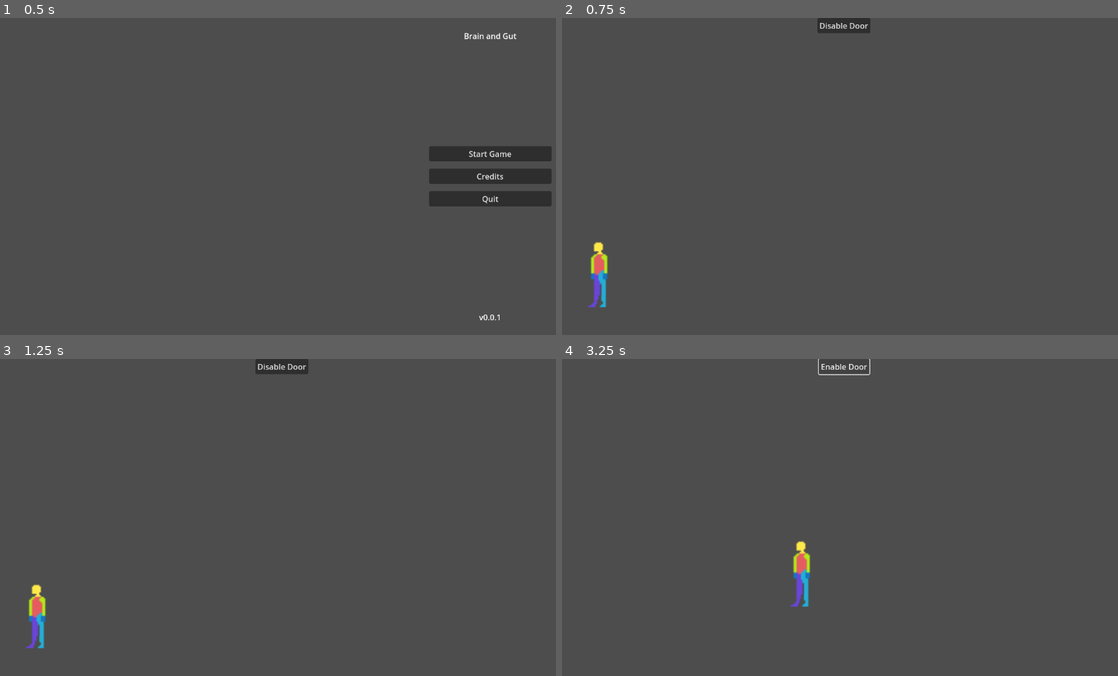
Above: before the commit, frames 1-4 (two rows, left to right).
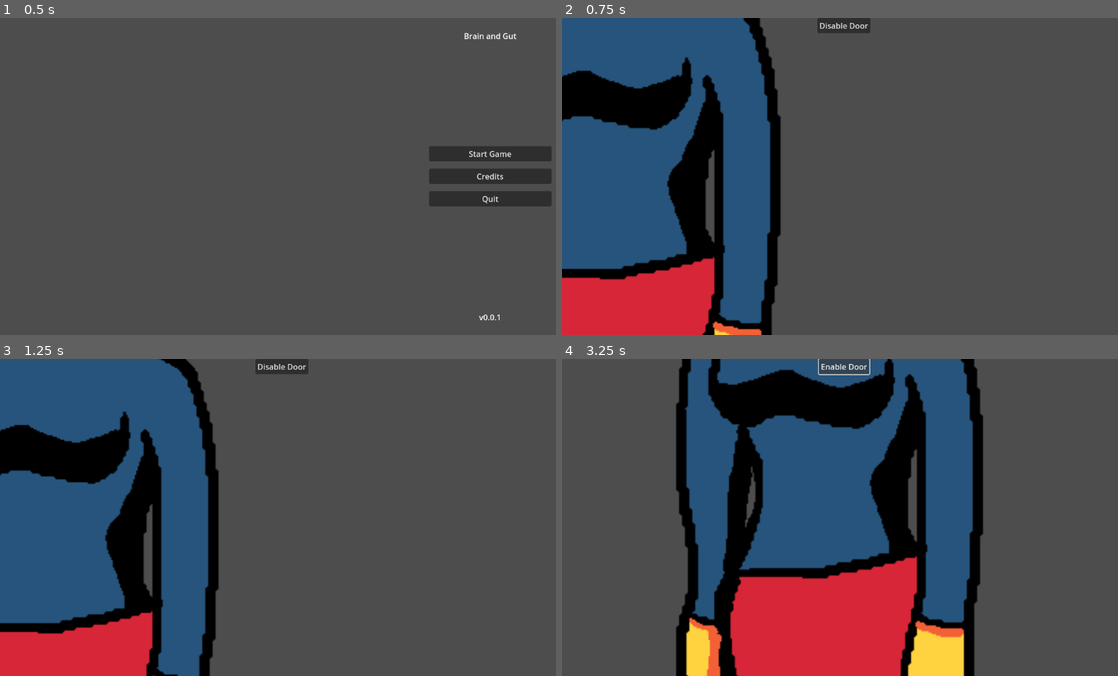
Above: after the commit, the same moments.

Repository: jame581/BrainAndGut
Game: Godot game, scene res://maps/main_menu.tscn
Two runs of this game, one before a commit and one after it. Both use one fixed random seed, a clock stepped at 60 frames per second and the inputs below.
Inputs:
- Up to frame 1 (0.5 s): no input
- Up to frame 2 (0.75 s): click "Start Game" at 0.5 s
- Up to frame 3 (1.25 s): no input
- Up to frame 4 (3.25 s): click "Disable Door" at 1.25 s; click "Enable Door" at 2 s; click "Disable Door" at 2.75 s

Frame 1 is identical in both runs. In frame 2, 38% of the frame differs, in the area x 0-40%, y 0-100%; in frame 3, 38%; in frame 4, 53%, in the area x 20-76%, y 0-100%.

Commit message:
Room 1 setup with player

Diff:
--- a/project/maps/main_menu.tscn
+++ b/project/maps/main_menu.tscn
@@ -1,6 +1,61 @@
 [gd_scene load_steps=6 format=3 uid="uid://bbimief5lvaa0"]
 
 [ext_resource type="Script" path="res://scripts/ui/main_menu.gd" id="1_8vtf1"]
+
+[sub_resource type="Animation" id="Animation_xinu1"]
+length = 0.001
+tracks/0/type = "value"
+tracks/0/imported = false
+tracks/0/enabled = true
+tracks/0/path = NodePath("MarginContainer/HBoxContainer/LeftContainer/MarginContainer/CreditsPanel:modulate")
+tracks/0/interp = 1
+tracks/0/loop_wrap = true
+tracks/0/keys = {
+"times": PackedFloat32Array(0),
+"transitions": PackedFloat32Array(1),
+"update": 0,
+"values": [Color(1, 1, 1, 0)]
+}
+tracks/1/type = "value"
+tracks/1/imported = false
+tracks/1/enabled = true
+tracks/1/path = NodePath("MarginContainer/HBoxContainer/LeftContainer/MarginContainer/CreditsPanel:visible")
+tracks/1/interp = 1
+tracks/1/loop_wrap = true
+tracks/1/keys = {
+"times": PackedFloat32Array(0),
+"transitions": PackedFloat32Array(1),
+"update": 1,
+"values": [true]
+}
+
+[sub_resource type="Animation" id="Animation_xaa1h"]
+resource_name = "hide_credits"
+length = 0.5
+tracks/0/type = "value"
+tracks/0/imported = false
+tracks/0/enabled = true
+tracks/0/path = NodePath("MarginContainer/HBoxContainer/LeftContainer/MarginContainer/CreditsPanel:modulate")
+tracks/0/interp = 1
+tracks/0/loop_wrap = true
+tracks/0/keys = {
+"times": PackedFloat32Array(0, 0.5),
+"transitions": PackedFloat32Array(1, 1),
+"update": 0,
+"values": [Color(1, 1, 1, 1), Color(1, 1, 1, 0)]
+}
+tracks/1/type = "value"
+tracks/1/imported = false
+tracks/1/enabled = true
+tracks/1/path = NodePath("MarginContainer/HBoxContainer/LeftContainer/MarginContainer/CreditsPanel:visible")
+tracks/1/interp = 1
+tracks/1/loop_wrap = true
+tracks/1/keys = {
+"times": PackedFloat32Array(0.5),
+"transitions": PackedFloat32Array(1),
+"update": 1,
+"values": [false]
+}
 
 [sub_resource type="Animation" id="Animation_awe2x"]
 resource_name = "show_credits"
@@ -30,61 +85,6 @@
 "values": [true]
 }
 
-[sub_resource type="Animation" id="Animation_xinu1"]
-length = 0.001
-tracks/0/type = "value"
-tracks/0/imported = false
-tracks/0/enabled = true
-tracks/0/path = NodePath("MarginContainer/HBoxContainer/LeftContainer/MarginContainer/CreditsPanel:modulate")
-tracks/0/interp = 1
-tracks/0/loop_wrap = true
-tracks/0/keys = {
-"times": PackedFloat32Array(0),
-"transitions": PackedFloat32Array(1),
-"update": 0,
-"values": [Color(1, 1, 1, 0)]
-}
-tracks/1/type = "value"
-tracks/1/imported = false
-tracks/1/enabled = true
-tracks/1/path = NodePath("MarginContainer/HBoxContainer/LeftContainer/MarginContainer/CreditsPanel:visible")
-tracks/1/interp = 1
-tracks/1/loop_wrap = true
-tracks/1/keys = {
-"times": PackedFloat32Array(0),
-"transitions": PackedFloat32Array(1),
-"update": 1,
-"values": [true]
-}
-
-[sub_resource type="Animation" id="Animation_xaa1h"]
-resource_name = "hide_credits"
-length = 0.5
-tracks/0/type = "value"
-tracks/0/imported = false
-tracks/0/enabled = true
-tracks/0/path = NodePath("MarginContainer/HBoxContainer/LeftContainer/MarginContainer/CreditsPanel:modulate")
-tracks/0/interp = 1
-tracks/0/loop_wrap = true
-tracks/0/keys = {
-"times": PackedFloat32Array(0, 0.5),
-"transitions": PackedFloat32Array(1, 1),
-"update": 0,
-"values": [Color(1, 1, 1, 1), Color(1, 1, 1, 0)]
-}
-tracks/1/type = "value"
-tracks/1/imported = false
-tracks/1/enabled = true
-tracks/1/path = NodePath("MarginContainer/HBoxContainer/LeftContainer/MarginContainer/CreditsPanel:visible")
-tracks/1/interp = 1
-tracks/1/loop_wrap = true
-tracks/1/keys = {
-"times": PackedFloat32Array(0.5),
-"transitions": PackedFloat32Array(1),
-"update": 1,
-"values": [false]
-}
-
 [sub_resource type="AnimationLibrary" id="AnimationLibrary_u7gxb"]
 _data = {
 "RESET": SubResource("Animation_xinu1"),
--- a/project/maps/room_1.tscn
+++ b/project/maps/room_1.tscn
@@ -1,23 +1,78 @@
-[gd_scene load_steps=6 format=3 uid="uid://dam3g0a571pen"]
+[gd_scene load_steps=11 format=3 uid="uid://dam3g0a571pen"]
 
 [ext_resource type="Texture2D" uid="uid://vqigle82qset" path="res://assets/props/bg-bullseye-wave2.png" id="1_3gvnm"]
 [ext_resource type="Texture2D" uid="uid://d2rjotpr7fut1" path="res://assets/room1/room2.png" id="1_prl01"]
 [ext_resource type="Texture2D" uid="uid://b16pbckn655kh" path="res://assets/props/bed2.png" id="2_b8q8l"]
 [ext_resource type="Texture2D" uid="uid://crsuehdxdnoii" path="res://assets/props/bg-bullseye-wave-3.png" id="2_ywwr1"]
 [ext_resource type="Texture2D" uid="uid://chyewg7l3hked" path="res://assets/props/pic2.png" id="5_ikmdy"]
+[ext_resource type="PackedScene" uid="uid://cc7ieadixdnpi" path="res://scenes/player.tscn" id="6_q03r2"]
+
+[sub_resource type="NavigationPolygon" id="NavigationPolygon_08l0f"]
+vertices = PackedVector2Array(359.891, 220.906, 358.102, 388.078, -743.727, 397.789, -570.688, 213.031)
+polygons = Array[PackedInt32Array]([PackedInt32Array(0, 1, 2, 3)])
+outlines = Array[PackedVector2Array]([PackedVector2Array(368, 398, -767, 408, -575, 203, 370, 211)])
+
+[sub_resource type="Animation" id="Animation_yn0yu"]
+resource_name = "waves"
+loop_mode = 1
+tracks/0/type = "value"
+tracks/0/imported = false
+tracks/0/enabled = true
+tracks/0/path = NodePath("Parallax2D/Bg-bullseye-wave2:position")
+tracks/0/interp = 1
+tracks/0/loop_wrap = true
+tracks/0/keys = {
+"times": PackedFloat32Array(0, 1),
+"transitions": PackedFloat32Array(1, 1),
+"update": 0,
+"values": [Vector2(-144, -14), Vector2(-45, 62)]
+}
+
+[sub_resource type="Animation" id="Animation_u1udo"]
+length = 0.001
+tracks/0/type = "value"
+tracks/0/imported = false
+tracks/0/enabled = true
+tracks/0/path = NodePath("Parallax2D/Bg-bullseye-wave2:position")
+tracks/0/interp = 1
+tracks/0/loop_wrap = true
+tracks/0/keys = {
+"times": PackedFloat32Array(0),
+"transitions": PackedFloat32Array(1),
+"update": 0,
+"values": [Vector2(76, -10)]
+}
+
+[sub_resource type="AnimationLibrary" id="AnimationLibrary_nsu3t"]
+_data = {
+"RESET": SubResource("Animation_u1udo"),
+"waves": SubResource("Animation_yn0yu")
+}
 
 [node name="Room1" type="Node2D"]
 
-[node name="Bg-bullseye-wave2" type="Sprite2D" parent="."]
-position = Vector2(219, 134)
+[node name="Camera2D" type="Camera2D" parent="."]
+zoom = Vector2(0.65, 0.65)
+
+[node name="Parallax2D" type="Parallax2D" parent="."]
+repeat_size = Vector2(330, 0)
+autoscroll = Vector2(15, 0)
+repeat_times = 5
+
+[node name="Bg-bullseye-wave2" type="Sprite2D" parent="Parallax2D"]
+position = Vector2(76, -10)
 texture = ExtResource("1_3gvnm")
 
-[node name="Bg-bullseye-wave-3" type="Sprite2D" parent="."]
-position = Vector2(222, 151)
+[node name="Parallax2D2" type="Parallax2D" parent="."]
+scroll_offset = Vector2(0, 12)
+repeat_size = Vector2(360, 0)
+autoscroll = Vector2(20, 0)
+repeat_times = 5
+
+[node name="Bg-bullseye-wave-3" type="Sprite2D" parent="Parallax2D2"]
 texture = ExtResource("2_ywwr1")
 
 [node name="BackgroundSprite" type="Sprite2D" parent="."]
-position = Vector2(249, 135)
 texture = ExtResource("1_prl01")
 
 [node name="Bed" type="Sprite2D" parent="BackgroundSprite"]
@@ -27,3 +82,21 @@
 [node name="Picture" type="Sprite2D" parent="BackgroundSprite"]
 position = Vector2(-23, 23)
 texture = ExtResource("5_ikmdy")
+
+[node name="Player" parent="." instance=ExtResource("6_q03r2")]
+position = Vector2(201, 39)
+scale = Vector2(1, 1)
+
+[node name="NavigationAgent2D" type="NavigationAgent2D" parent="Player"]
+simplify_path = true
+avoidance_enabled = true
+debug_enabled = true
+
+[node name="NavigationRegion2D" type="NavigationRegion2D" parent="."]
+navigation_polygon = SubResource("NavigationPolygon_08l0f")
+
+[node name="AnimationPlayer" type="AnimationPlayer" parent="."]
+libraries = {
+"": SubResource("AnimationLibrary_nsu3t")
+}
+autoplay = "waves"
--- a/project/scenes/player.tscn
+++ b/project/scenes/player.tscn
@@ -1,13 +1,14 @@
-[gd_scene load_steps=14 format=3 uid="uid://cc7ieadixdnpi"]
+[gd_scene load_steps=15 format=3 uid="uid://cc7ieadixdnpi"]
 
 [ext_resource type="Script" path="res://scripts/player.gd" id="1_0jg2f"]
 [ext_resource type="Texture2D" uid="uid://blt7qpxyp660y" path="res://assets/player/3-4 Idle-Sheet.png" id="1_1hwkc"]
 [ext_resource type="Texture2D" uid="uid://c7ujq5dtnb2yp" path="res://assets/player/Run Left-Sheet.png" id="2_p7gs2"]
 [ext_resource type="Texture2D" uid="uid://bu4cgpmiio6sm" path="res://assets/player/Run Right-Sheet.png" id="3_05pi8"]
+[ext_resource type="Texture2D" uid="uid://dsxndf7kye40k" path="res://assets/characters/brain_idle_sprite_sheet.png" id="3_ew84m"]
 [ext_resource type="Texture2D" uid="uid://bbhbk3n3bj4fr" path="res://assets/player/Walk Sprite-Sheet.png" id="4_c6tsx"]
 
 [sub_resource type="RectangleShape2D" id="RectangleShape2D_i22jk"]
-size = Vector2(20, 44.3333)
+size = Vector2(195, 802.667)
 
 [sub_resource type="Animation" id="Animation_6qwyy"]
 length = 0.001
@@ -109,7 +110,7 @@
 "times": PackedFloat32Array(0),
 "transitions": PackedFloat32Array(1),
 "update": 1,
-"values": [ExtResource("1_1hwkc")]
+"values": [ExtResource("3_ew84m")]
 }
 tracks/3/type = "value"
 tracks/3/imported = false
@@ -345,7 +346,7 @@
 script = ExtResource("1_0jg2f")
 
 [node name="CollisionShape2D" type="CollisionShape2D" parent="."]
-position = Vector2(0, 1.5)
+position = Vector2(6.5, 19)
 shape = SubResource("RectangleShape2D_i22jk")
 
 [node name="Sprite2D" type="Sprite2D" parent="."]
